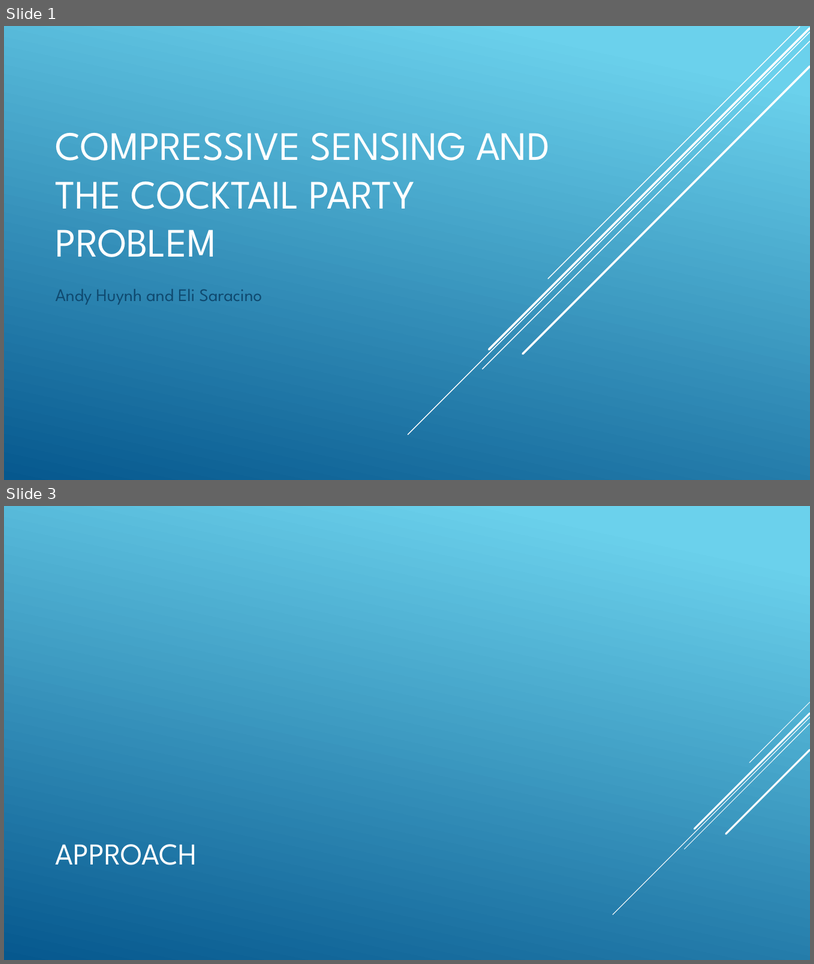
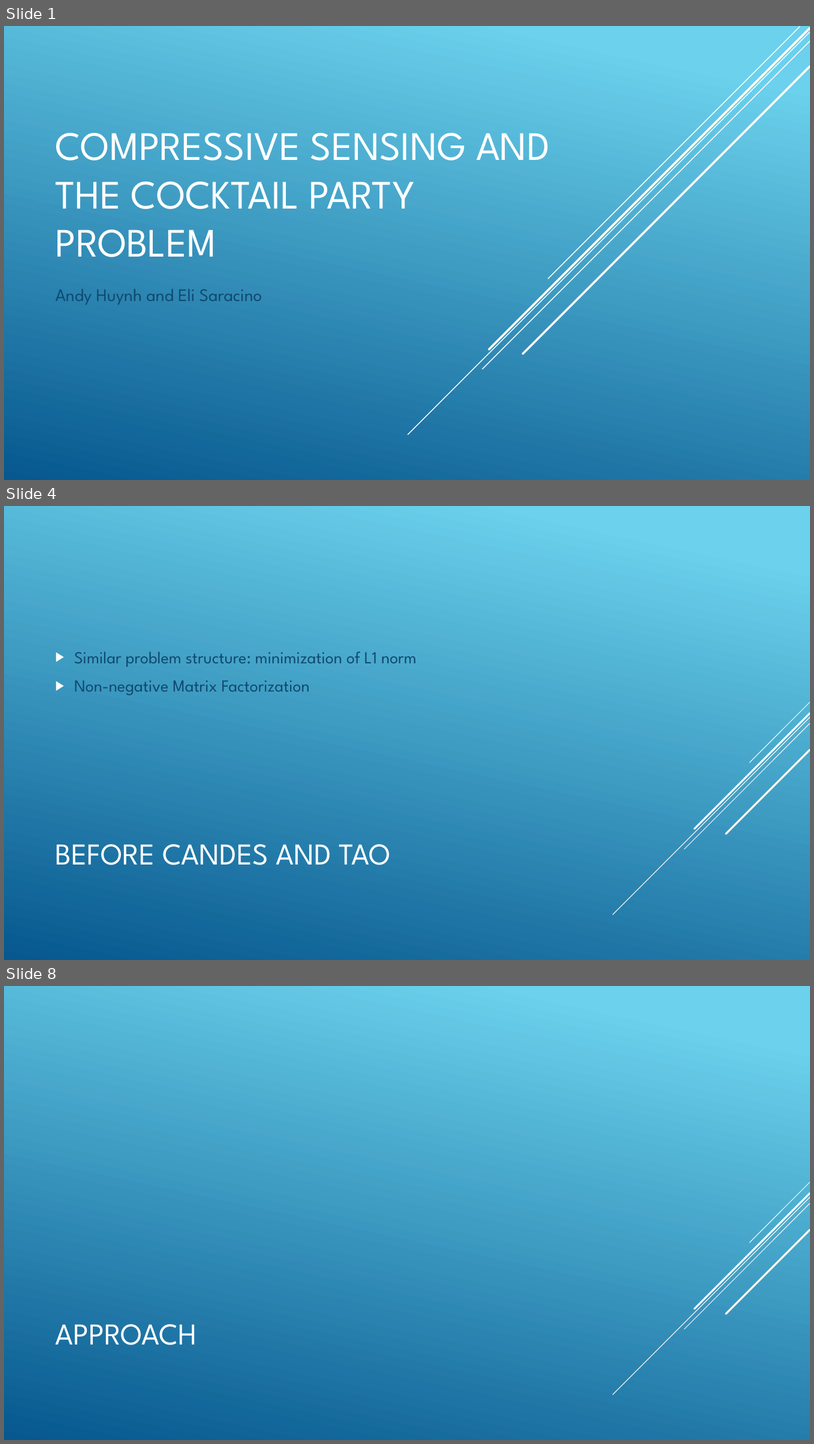
Before and after one commit to esaracin/compressive-sensing-cocktail-party-problem, a slide deck: slide/slides.pptx. Shown one above the other, each under a label of ours: slides 1 and 3 before the commit, slides 1, 4 and 8 after it; the slides between them are not shown. The pictures are 814x964 and 814x1444 pixels, drawn with LibreOffice and Linux fonts; fonts in the diff are those of the drawing. Boxes give left, top, right and bottom in pixels: in the first picture for what was removed or moved away, otherwise in the second. Text is boxed around its words. In the diff, an @@ line names an element or a change of style, - is before the commit and + after.

Commit message:
added new structure

```diff
--- a/slide/slides.pptx
+++ b/slide/slides.pptx
@@ slide 4 added at [4, 506, 810, 960], background gradient #6ED2EB to #06588E; not listed: 5 template elements that a slide beside it also shows @@
@@ text added at [74, 651, 417, 695], 20 pt, text #0F496F @@
+▶ Similar problem structure: minimization of L1 norm
+▶ Non-negative Matrix Factorization
@@ title added at [56, 844, 391, 865], 36 pt, text #FFFFFF @@
+BEFORE CANDES AND TAO
@@ what was slide 3 is now slide 8 @@
```
Also in this commit, not shown: 1 slide changed, 4 other slides added.
